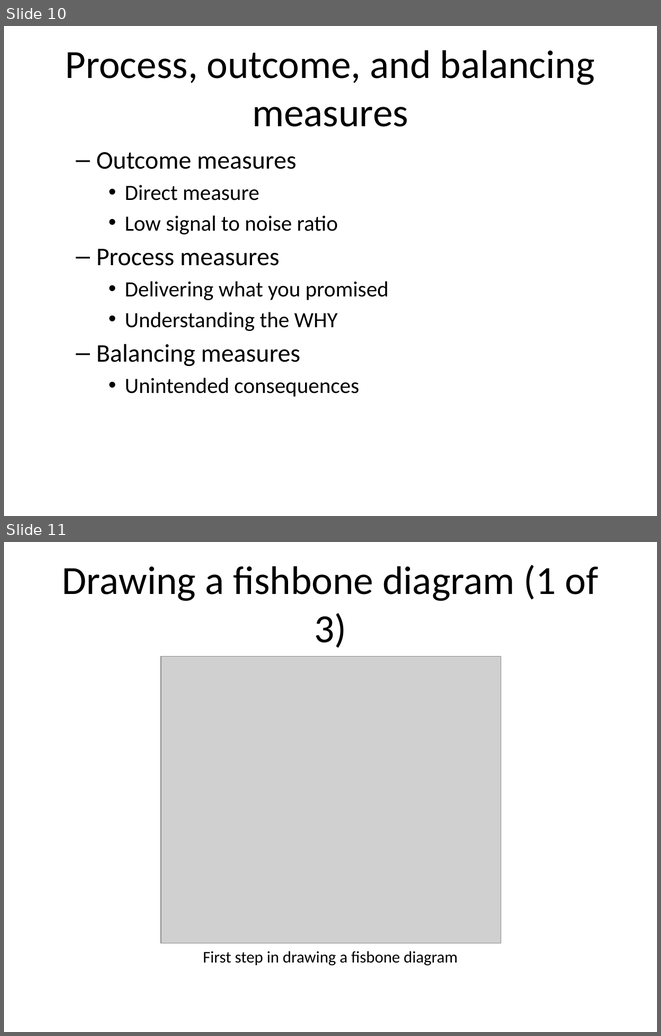
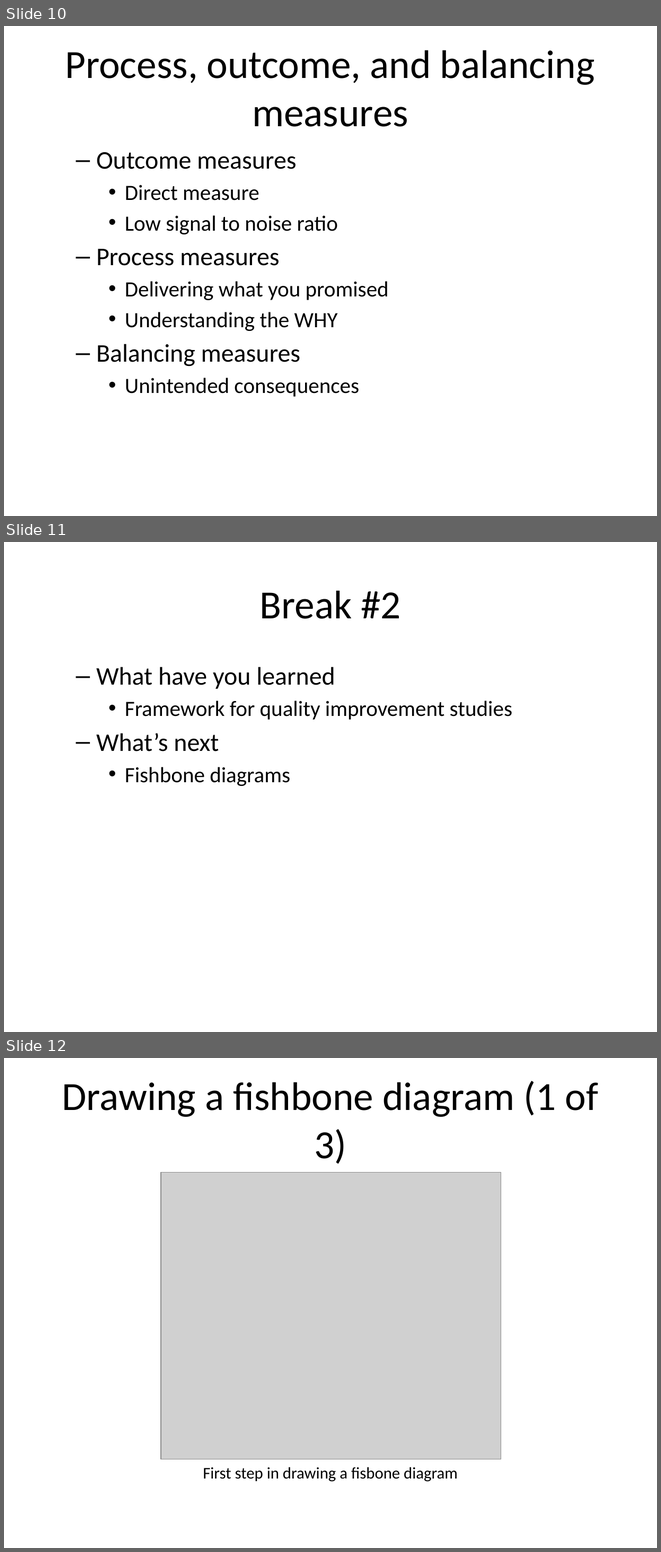
Before and after one commit to pmean/classes, a slide deck: clinical-research-methodology/results/video05-quasi-experiments.pptx. Shown one above the other, each under a label of ours: slides 10 and 11 before the commit, slides 10, 11 and 12 after it. The pictures are 661x1036 and 661x1552 pixels, drawn with LibreOffice and Linux fonts; fonts in the diff are those of the drawing; grey boxes stand for pictures. Boxes give left, top, right and bottom in pixels: in the first picture for what was removed or moved away, otherwise in the second. Text is boxed around its words. In the diff, an @@ line names an element or a change of style, - is before the commit and + after.

```diff
--- a/clinical-research-methodology/results/video05-quasi-experiments.pptx
+++ b/clinical-research-methodology/results/video05-quasi-experiments.pptx
@@ slide 11 added at [4, 542, 657, 1032], background #FFFFFF @@
@@ title added at [260, 590, 401, 619], 44 pt, text #000000 @@
+Break #2
@@ text added at [96, 667, 512, 786], 24 pt, text #000000 @@
+  – What have you learned
+    • Framework for quality improvement studies
+  – What’s next
+    • Fishbone diagrams
@@ what was slide 11 is now slide 12 @@
```
Also in this commit, not shown: 1 slide changed, 6 other slides added, 1 slide removed, 4 other files.
